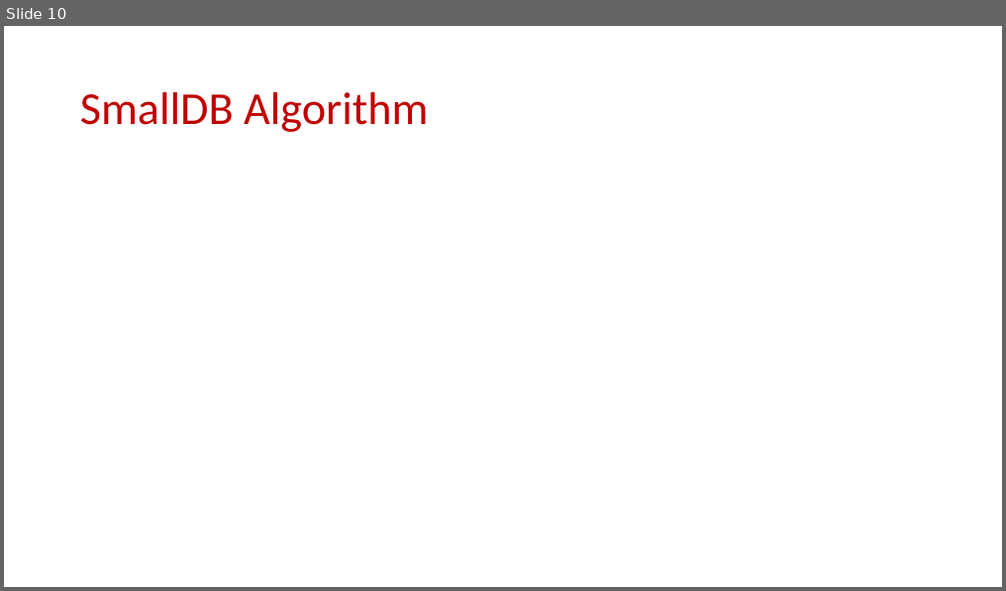
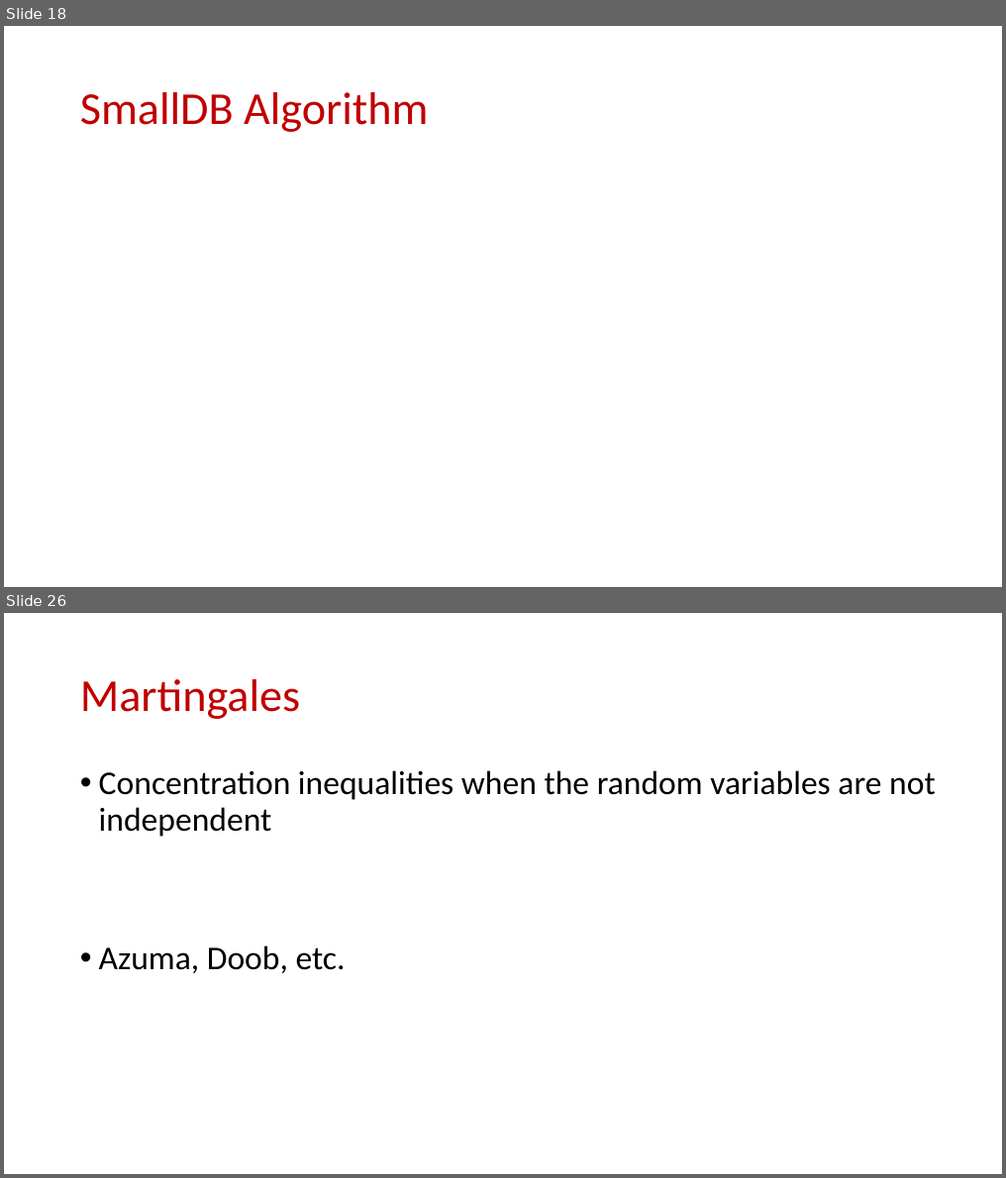
Before and after one commit to samsonzhou/samsonzhou.github.io, a slide deck: CSCE658-S24/L22.pptx. Shown one above the other, each under a label of ours: slide 10 before the commit, slides 18 and 26 after it; the slides between them are not shown. The pictures are 1006x591 and 1006x1178 pixels, drawn with LibreOffice and Linux fonts; fonts in the diff are those of the drawing; grey boxes stand for pictures. Boxes give left, top, right and bottom in pixels: in the first picture for what was removed or moved away, otherwise in the second. Text is boxed around its words. In the diff, an @@ line names an element or a change of style, - is before the commit and + after.

```diff
--- a/CSCE658-S24/L22.pptx
+++ b/CSCE658-S24/L22.pptx
@@ slide 26 added at bbox=[4, 613, 1002, 1174], background #FFFFFF @@
@@ title added at bbox=[80, 679, 300, 719], 44 pt, text #C00000 @@
+Martingales
@@ text added at bbox=[99, 770, 936, 973], 32 pt, text #000000 @@
+• Concentration inequalities when the random variables are not independent
+• Azuma, Doob, etc.
@@ what was slide 10 is now slide 18 @@
```
Also in this commit, not shown: 1 slide changed, 34 other slides added.
